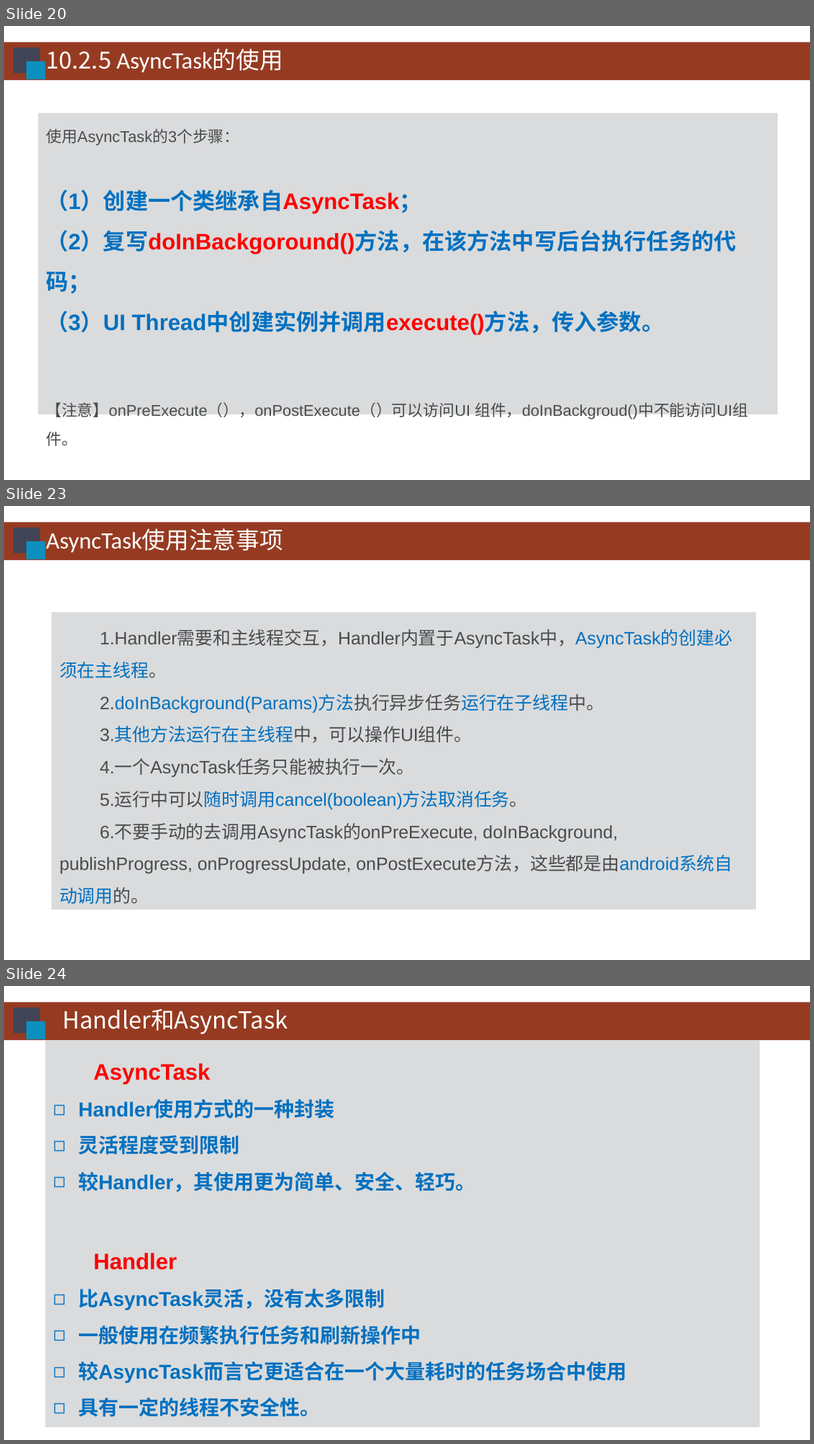
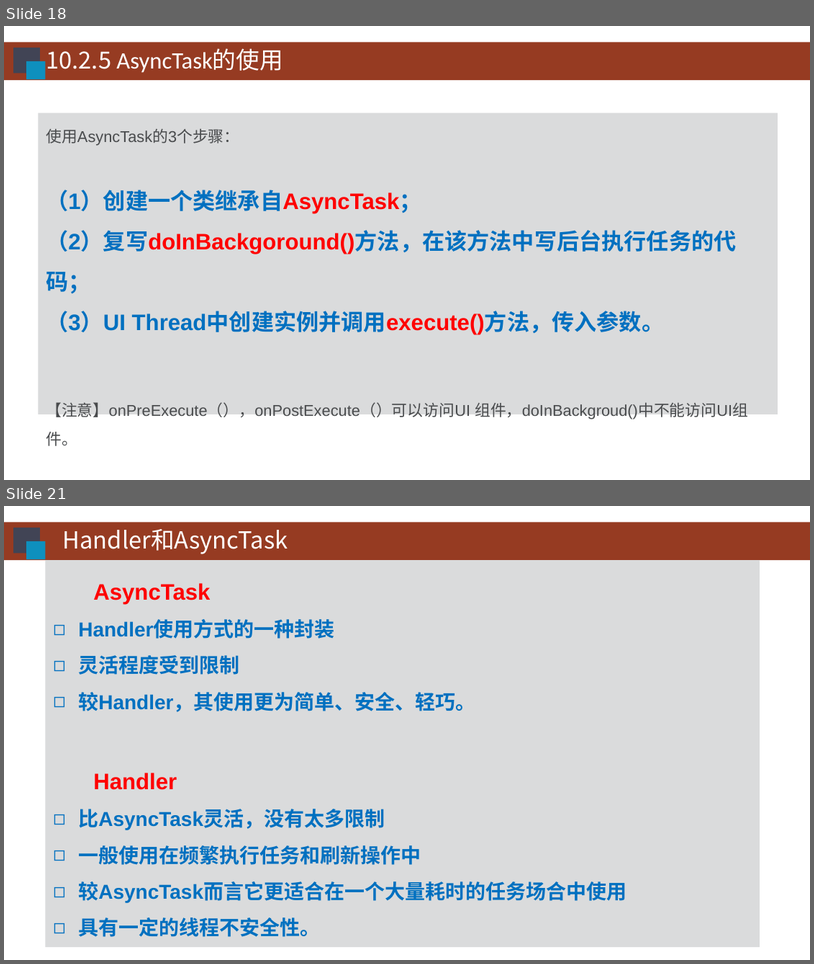
Before and after one commit to HBU/Android-PPT, a slide deck: 10.0 -- 线程 ------- 第10章.pptx. Shown one above the other, each under a label of ours: slides 20, 23 and 24 before the commit, slides 18 and 21 after it; the slides between them are not shown. The pictures are 814x1444 and 814x964 pixels, drawn with LibreOffice and Linux fonts; fonts in the diff are those of the drawing; background and template pictures are left out. Boxes give left, top, right and bottom in pixels: in the first picture for what was removed or moved away, otherwise in the second. Text is boxed around its words. In the diff, an @@ line names an element or a change of style, - is before the commit and + after.

```diff
--- a/10.0 -- 线程 ------- 第10章.pptx
+++ b/10.0 -- 线程 ------- 第10章.pptx
@@ slide 23 removed at bbox=[4, 506, 810, 960], background #FFFFFF; not listed: 1 template element that a slide beside it also shows @@
@@ rectangle removed at bbox=[13, 528, 40, 554] @@
@@ rectangle removed at bbox=[26, 541, 45, 560] @@
@@ title removed at bbox=[46, 529, 283, 553] @@
-AsyncTask使用注意事项
@@ rectangle removed at bbox=[52, 613, 756, 909] @@
-1.Handler需要和主线程交互，Handler内置于AsyncTask中，AsyncTask的创建必须在主线程。
-2.doInBackground(Params)方法执行异步任务运行在子线程中。
-3.其他方法运行在主线程中，可以操作UI组件。
-4.一个AsyncTask任务只能被执行一次。
-5.运行中可以随时调用cancel(boolean)方法取消任务。
-6.不要手动的去调用AsyncTask的onPreExecute, doInBackground, publishProgress, onProgressUpdate, onPostExecute方法，这些都是由android系统自动调用的。
@@ what was slide 20 is now slide 18 @@
@@ what was slide 24 is now slide 21 @@
```
Also in this commit, not shown: 15 slides changed, 2 other slides removed.
